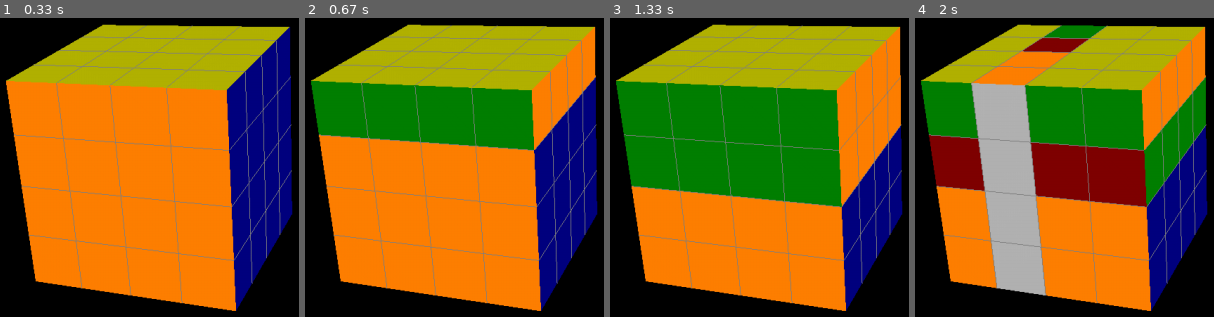
Above: before the commit, frames 1-4 (left to right).
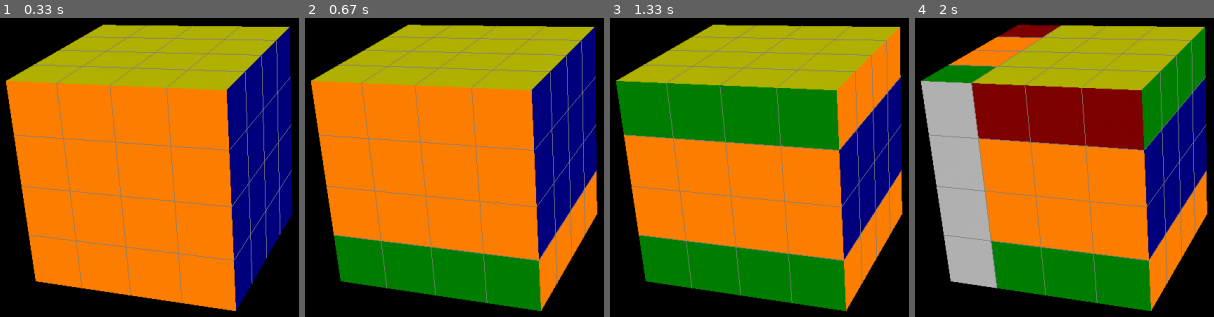
Above: after the commit, the same moments.

Repository: LucBidois/Rubiks-cube
Game: pygame game, started from Pygame_Rubiks.py
The game is run twice, just before and just after one commit, with the same random seed, the same clock (stepped at 60 frames per second) and the same inputs.
Inputs:
- Up to frame 1 (0.33 s): no input
- Up to frame 2 (0.67 s): hold - from 0.33 s (still down); hold Right from 0.33 s (still down)
- Up to frame 3 (1.33 s): release - at 0.8 s; release Right at 0.8 s; hold + 0.83-1.3 s; hold Right 0.83-1.3 s
- Up to frame 4 (2 s): hold Right 1.33-1.8 s; hold Up from 1.83 s (still down)

Frame 1 is identical in both runs. In frame 2, 32% of the frame differs, in the area x 2-98%, y 3-98%; in frame 3, 31%; in frame 4, 61%, in the area x 2-98%, y 2-98%.

Commit message:
KP+ and KP- now support wraparound so that they don't get clamped to the edges of the cube

Diff:
--- a/Pygame_Rubiks.py
+++ b/Pygame_Rubiks.py
@@ -39,14 +39,10 @@
                     Rubiks.scramble()
 
                 if event.key == pygame.K_KP_PLUS:
-                    position += 1
-                    if position >= N:
-                        position -= 1
+                    position = (position + 1) % N
 
                 if event.key == pygame.K_KP_MINUS:
-                    position -= 1
-                    if position < 0:
-                        position += 1
+                    position = (position - 1) % N
 
                 if event.key == pygame.K_LEFT:
                     Rubiks.rotation('left', position)
